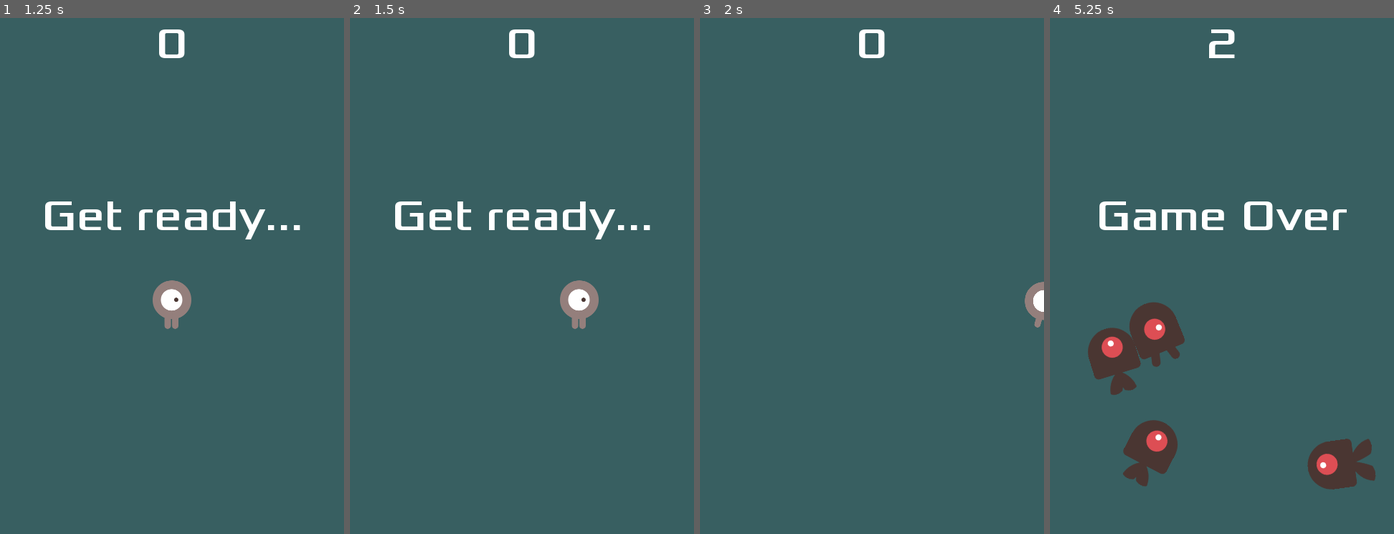
Above: before the commit, frames 1-4 (left to right).
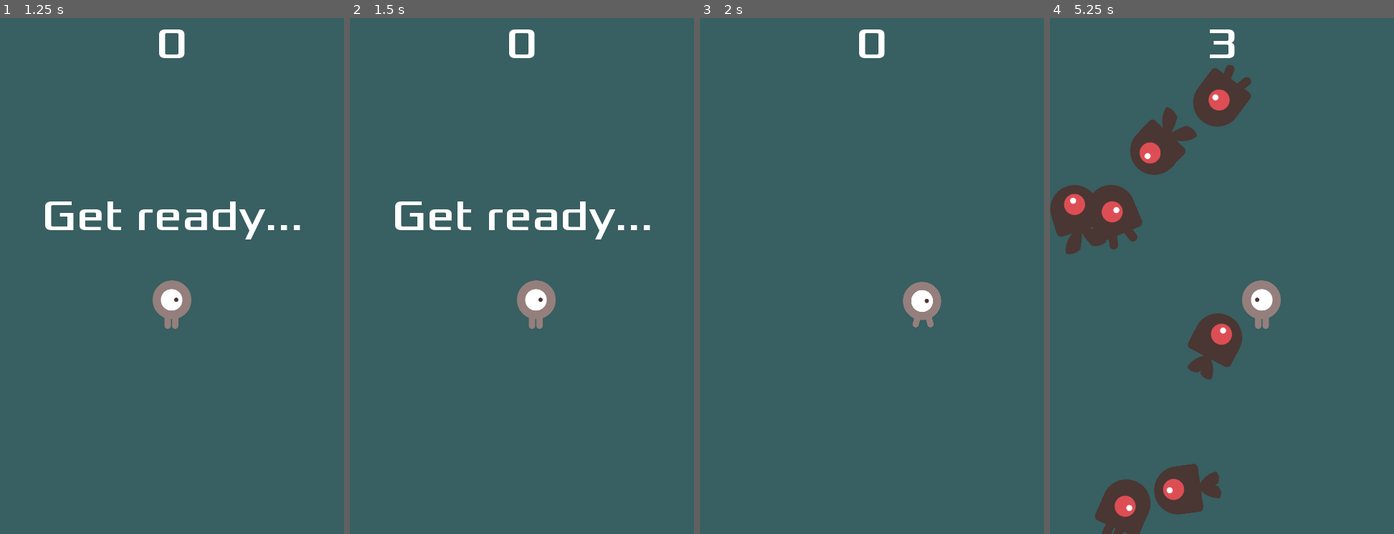
Above: after the commit, the same moments.

Repository: dastasoft/escape-from-covid-godot-2d-game
Game: Godot game, scene res://Main.tscn
Same seed, same stepped clock (60 frames per second), same inputs: the game is played once before the commit and once after it.
Inputs:
- Up to frame 1 (1.25 s): click "Start" at 0.5 s
- Up to frame 2 (1.5 s): tap Enter at 1.25 s; hold D (move_right) from 1.28 s (still down)
- Up to frame 3 (2 s): keep holding D (move_right)
- Up to frame 4 (5.25 s): release D (move_right) at 2.03 s; hold S (move_down) 2.03-2.78 s; hold D (move_right) 2.78-3.53 s; hold W (move_up) 3.53-4.28 s; hold A (move_left) from 4.28 s (still down)

Frame 1 is identical in both runs. In frame 2, 1.5% of the frame differs, in the area x 48-73%, y 50-61%; in frame 3, 1.1%; in frame 4, 17%, in the area x 0-95%, y 2-100%.

Commit message:
android export working with accelerometer

Diff:
--- a/Main.tscn
+++ b/Main.tscn
@@ -41,6 +41,7 @@
 
 [node name="Player" parent="." instance=ExtResource( 3 )]
 position = Vector2( -120, 73 )
+speed = 100.0
 
 [node name="HUD" parent="." instance=ExtResource( 4 )]
 
--- a/Player.gd
+++ b/Player.gd
@@ -13,6 +13,16 @@
 
 func _process(delta):
 	var direction = Vector2.ZERO
+
+	if Input.get_accelerometer().x < 0:
+		direction.x -= 1
+	if Input.get_accelerometer().x > 0:
+		direction.x += 1
+	if Input.get_accelerometer().y > 0:
+		direction.y -= 1
+	if Input.get_accelerometer().y < 0:
+		direction.y += 1
+
 	if Input.is_action_pressed("move_right"):
 		direction.x += 1
 	if Input.is_action_pressed("move_left"):
--- a/project.godot
+++ b/project.godot
@@ -21,6 +21,7 @@
 
 window/size/width=480
 window/size/height=720
+window/handheld/orientation="portrait"
 window/stretch/mode="2d"
 window/stretch/aspect="keep"
 
